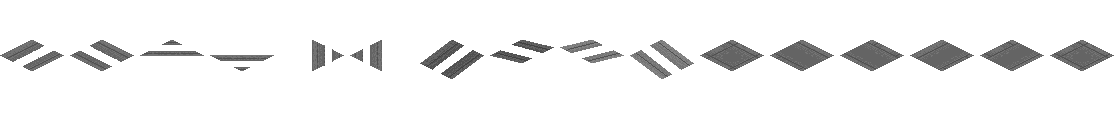
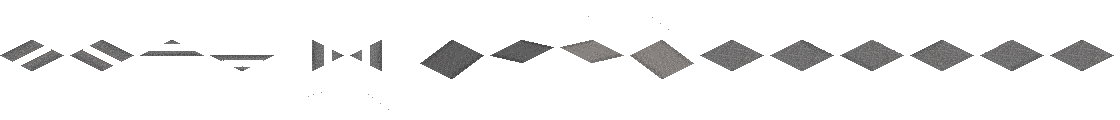
The second 1120x120 image is a revision of the first. Changes to its layers:
showed "Slope Shade" over (x1=420, y1=40, x2=554, y2=79)
showed "Slope Light" over (x1=560, y1=40, x2=694, y2=79)
showed group "Shinkansen" (4 layers) over (x1=1, y1=16, x2=1113, y2=110)
showed "Ballast" over (x1=1, y1=16, x2=1113, y2=110)
hid "Urban Underlay" over (x1=1, y1=40, x2=1113, y2=79)
